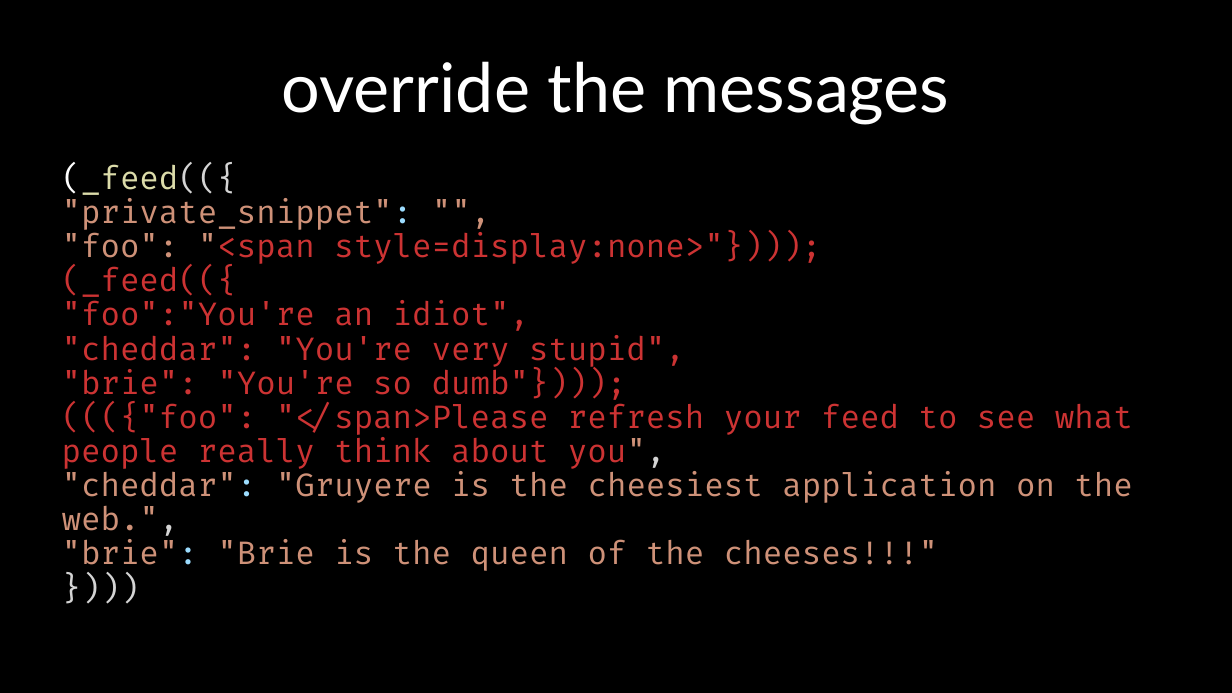
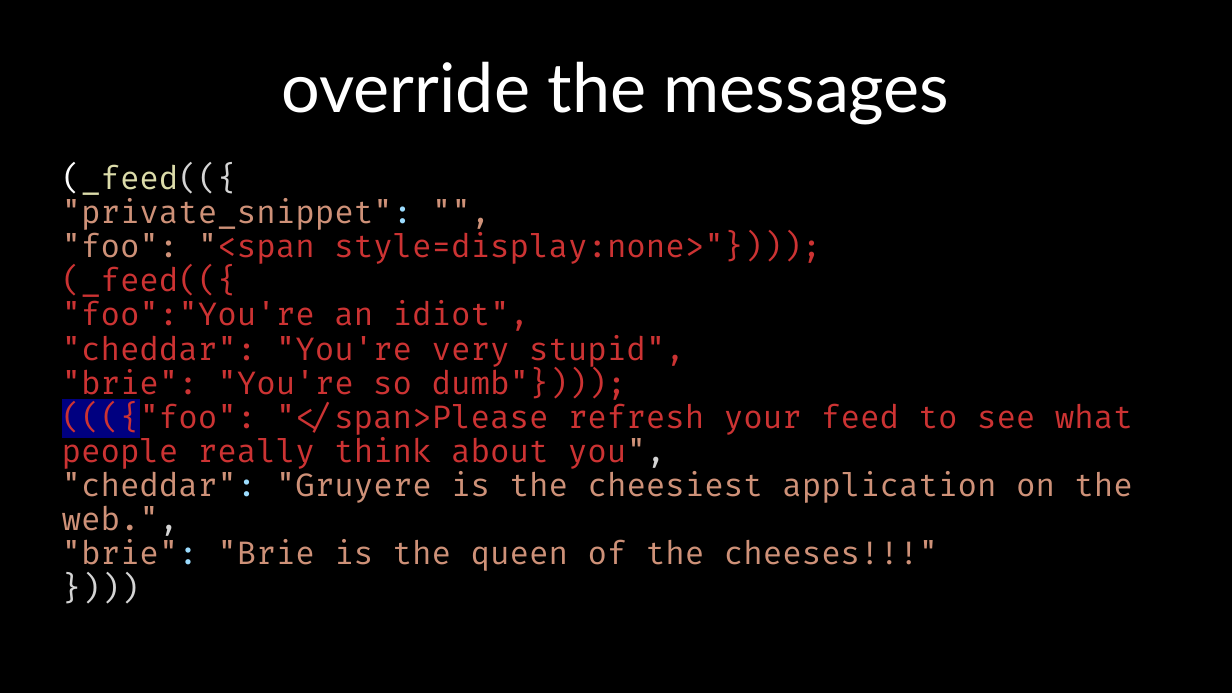
Before and after one commit to bcc-code/buk-tech-hack, a slide deck: slide 68 of presentation.odp (slide 66 before the commit). Drawn at 1232x693 pixels with LibreOffice and Linux fonts; fonts in the diff are those of the drawing; background and template pictures are left out. Boxes give left, top, right and bottom in pixels: in the first picture for what was removed or moved away, otherwise in the second. Text is boxed around its words. In the diff, an @@ line names an element or a change of style, - is before the commit and + after.

```diff
--- a/presentation.odp
+++ b/presentation.odp
@@ text "(_feed(({ "private_snippet": "", "foo": "<span ..." at <box>62,163,1133,574</box>: highlight none to #000080 in "((({"foo":" @@
```
Also in this commit, not shown: 6 slides added, 2 slides removed, 1 other file.
